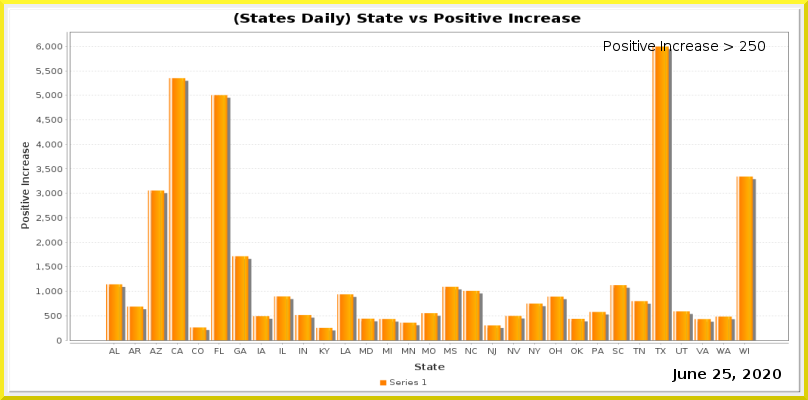
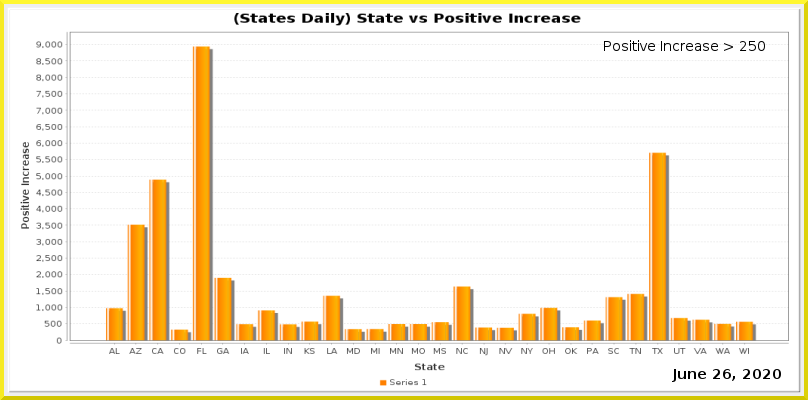
Before/after of a 808px x 400px layered artwork. What changed in the layer stack:
painted on "Current Date" over [723, 369, 731, 379]
painted on "Date_vs_TestIncrease.png" over [36, 41, 789, 356]
